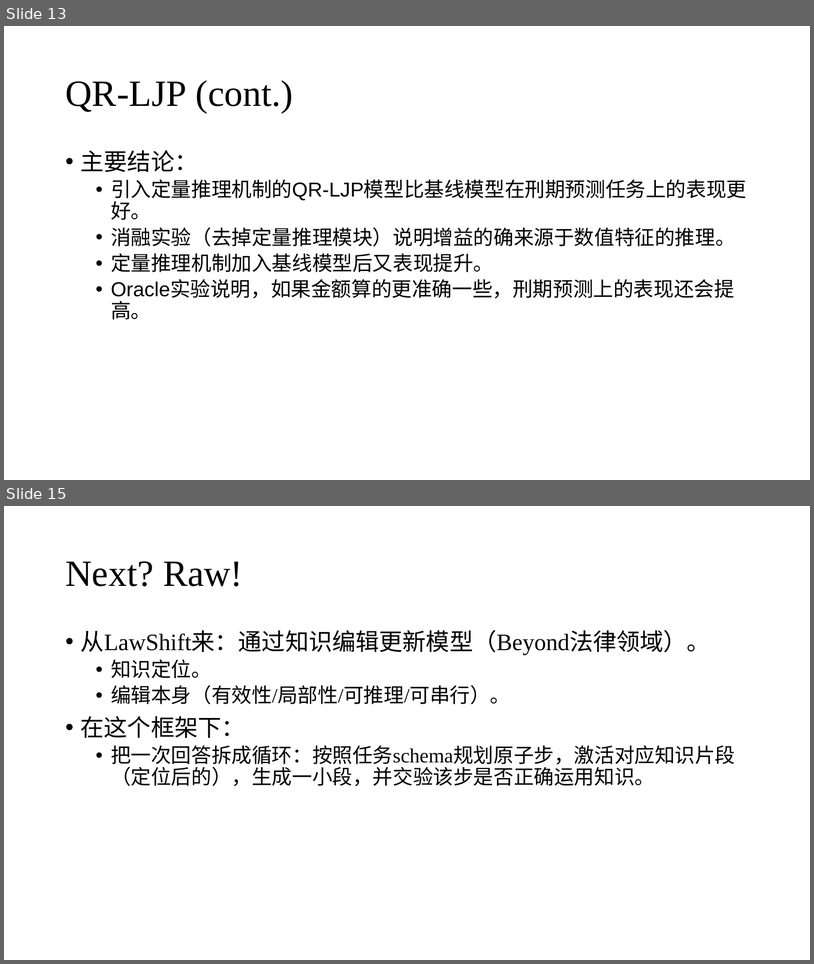
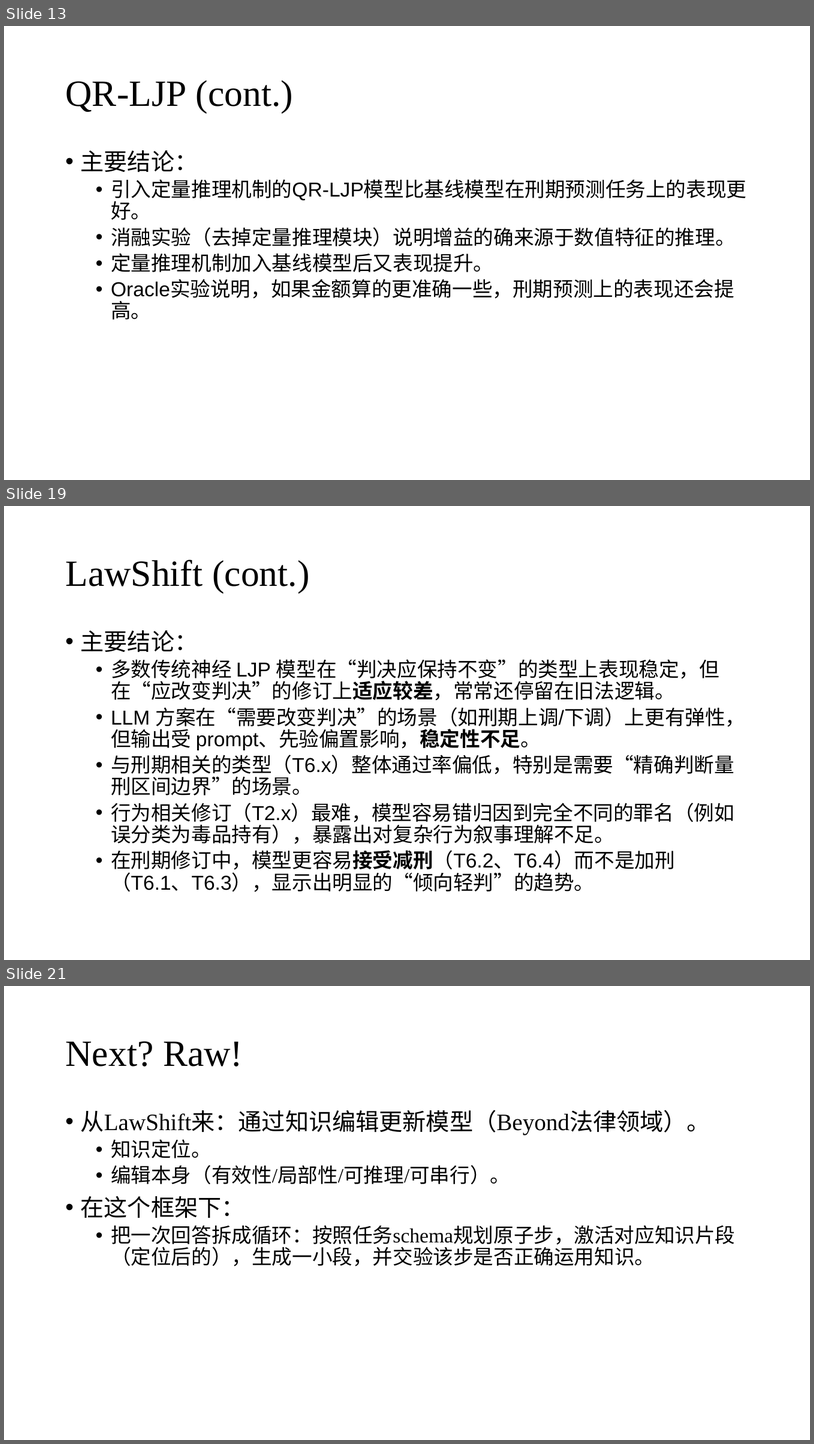
Before and after one commit to zhuohan9036/research_general_materials, a slide deck: legal_ai/20251107_intro_legal_ai_works.pptx. Shown one above the other, each under a label of ours: slides 13 and 15 before the commit, slides 13, 19 and 21 after it; the slides between them are not shown. The pictures are 814x964 and 814x1444 pixels, drawn with LibreOffice and Linux fonts; fonts in the diff are those of the drawing. Boxes give left, top, right and bottom in pixels: in the first picture for what was removed or moved away, otherwise in the second. Text is boxed around its words. In the diff, an @@ line names an element or a change of style, - is before the commit and + after.

```diff
--- a/legal_ai/20251107_intro_legal_ai_works.pptx
+++ b/legal_ai/20251107_intro_legal_ai_works.pptx
@@ slide 19 added at box(4, 506, 810, 960), background #FFFFFF @@
@@ title added at box(65, 559, 309, 592), 44 pt, text #000000 @@
+LawShift (cont.)
@@ text added at box(81, 630, 746, 892), 24 pt, text #000000 @@
+• 主要结论：
+  • 多数传统神经 LJP 模型在“判决应保持不变”的类型上表现稳定，但在“应改变判决”的修订上适应较差，常常还停留在旧法逻辑。
+  • LLM 方案在“需要改变判决”的场景（如刑期上调/下调）上更有弹性，但输出受 prompt、先验偏置影响，稳定性不足。
+  • 与刑期相关的类型（T6.x）整体通过率偏低，特别是需要“精确判断量刑区间边界”的场景。
+  • 行为相关修订（T2.x）最难，模型容易错归因到完全不同的罪名（例如误分类为毒品持有），暴露出对复杂行为叙事理解不足。
+  • 在刑期修订中，模型更容易接受减刑（T6.2、T6.4）而不是加刑（T6.1、T6.3），显示出明显的“倾向轻判”的趋势。
@@ what was slide 15 is now slide 21 @@
```
Also in this commit, not shown: 1 slide changed, 5 other slides added, 1 other file.
